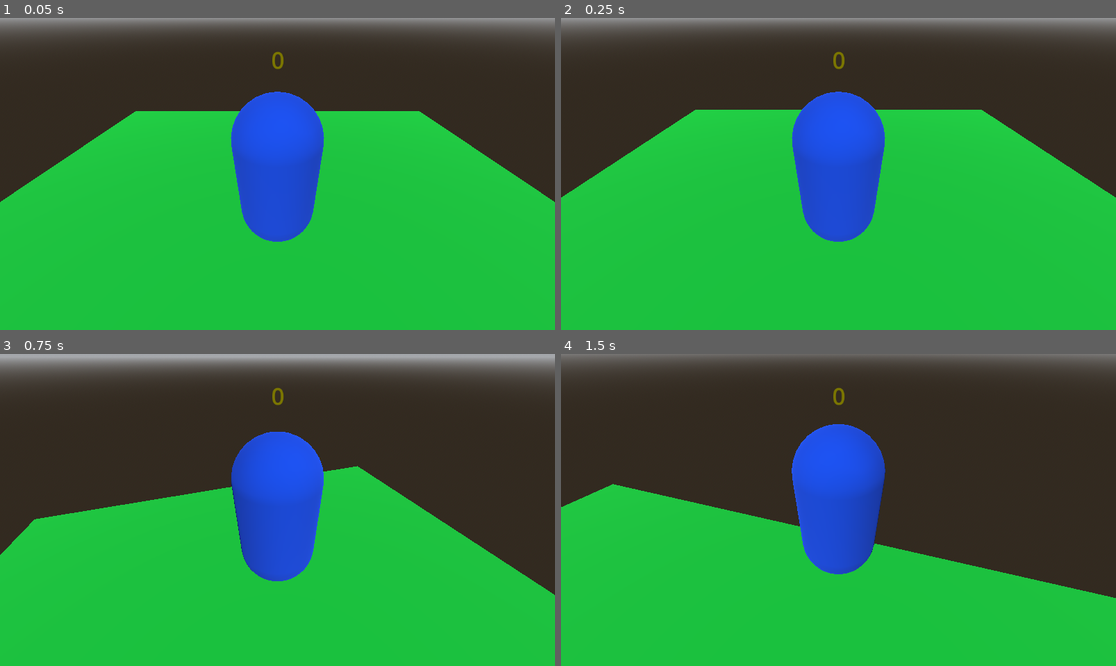
Above: before the commit, frames 1-4 (two rows, left to right).
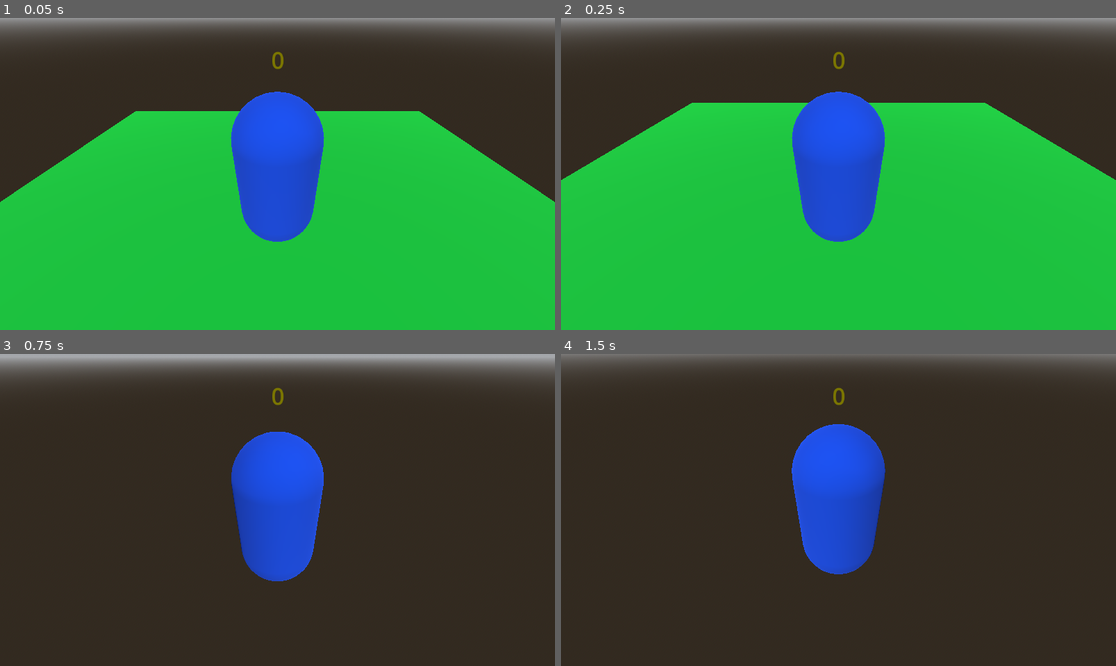
Above: after the commit, the same moments.

Repository: Razboinicul/Project-Cataract
Game: Godot game, scene res://Game.tscn
Same seed, same stepped clock (60 frames per second), same inputs: the game is played once before the commit and once after it.
Inputs (mouse positions are in pixels of both pictures, inside the frame that each line leads up to):
- Up to frame 1 (0.05 s): no input
- Up to frame 2 (0.25 s): no input
- Up to frame 3 (0.75 s): tap Enter (ui_accept) at 0.5 s; move the mouse to (305, 510) at 0.52 s; hold W (forward) from 0.53 s (still down)
- Up to frame 4 (1.5 s): keep holding W (forward); tap Enter (ui_accept) at 0.77 s; move the mouse to (810, 510) at 1.27 s

Frame 1 is identical in both runs. In frame 2, 2.9% of the frame differs, in the area x 0-100%, y 27-58%; in frame 3, 46%, in the area x 0-100%, y 35-100%; in frame 4, 40%.

Commit message:
WIP Charging

Diff:
--- a/Player/Player.tscn
+++ b/Player/Player.tscn
@@ -1,31 +1,47 @@
-[gd_scene load_steps=5 format=3 uid="uid://cyr4k2uldfge6"]
+[gd_scene load_steps=7 format=3 uid="uid://cyr4k2uldfge6"]
 
 [ext_resource type="Script" path="res://Player/Player.gd" id="1_krm75"]
-
-[sub_resource type="StandardMaterial3D" id="StandardMaterial3D_w4llj"]
-albedo_color = Color(0, 0.27451, 0.85098, 1)
+[ext_resource type="Material" uid="uid://caotcbyvdabmq" path="res://Player/PlayerMaterial.tres" id="2_fdt5j"]
 
 [sub_resource type="CapsuleMesh" id="CapsuleMesh_4y8eb"]
-material = SubResource("StandardMaterial3D_w4llj")
+material = ExtResource("2_fdt5j")
 
 [sub_resource type="CapsuleShape3D" id="CapsuleShape3D_ugx1k"]
+
+[sub_resource type="SphereMesh" id="SphereMesh_c20ba"]
+material = ExtResource("2_fdt5j")
+
+[sub_resource type="SphereShape3D" id="SphereShape3D_mqar7"]
 
 [node name="Player" type="CharacterBody3D"]
 script = ExtResource("1_krm75")
 
-[node name="MeshInstance3D" type="MeshInstance3D" parent="."]
+[node name="Normal" type="CharacterBody3D" parent="."]
+
+[node name="MeshInstance3D" type="MeshInstance3D" parent="Normal"]
 mesh = SubResource("CapsuleMesh_4y8eb")
+skeleton = NodePath("../..")
 
-[node name="CollisionShape3D" type="CollisionShape3D" parent="."]
+[node name="CollisionShape3D" type="CollisionShape3D" parent="Normal"]
+shape = SubResource("CapsuleShape3D_ugx1k")
+
+[node name="Charging" type="CharacterBody3D" parent="."]
+transform = Transform3D(1, 0, 0, 0, 1, 0, 0, 0, 1, 0, -0.5, 0)
+visible = false
+
+[node name="MeshInstance3D" type="MeshInstance3D" parent="Charging"]
+mesh = SubResource("SphereMesh_c20ba")
+
+[node name="CollisionShape3D" type="CollisionShape3D" parent="Charging"]
+shape = SubResource("SphereShape3D_mqar7")
+
+[node name="AreaNormal" type="Area3D" parent="."]
+
+[node name="CollisionShape3D2" type="CollisionShape3D" parent="AreaNormal"]
 shape = SubResource("CapsuleShape3D_ugx1k")
 
 [node name="Camera3D" type="Camera3D" parent="."]
 transform = Transform3D(1, 0, 0, 0, 0.789695, 0.6135, 0, -0.6135, 0.789695, 0, 1.5838, 1.99037)
 current = true
 
-[node name="Area3D" type="Area3D" parent="."]
-
-[node name="CollisionShape3D2" type="CollisionShape3D" parent="Area3D"]
-shape = SubResource("CapsuleShape3D_ugx1k")
-
-[connection signal="body_entered" from="Area3D" to="." method="_on_area_3d_body_entered"]
+[connection signal="body_entered" from="AreaNormal" to="." method="_on_area_3d_body_entered"]
--- /dev/null
+++ b/Player/PlayerMaterial.tres
@@ -0,0 +1,4 @@
+[gd_resource type="StandardMaterial3D" format=3 uid="uid://caotcbyvdabmq"]
+
+[resource]
+albedo_color = Color(0, 0.27451, 0.85098, 1)
